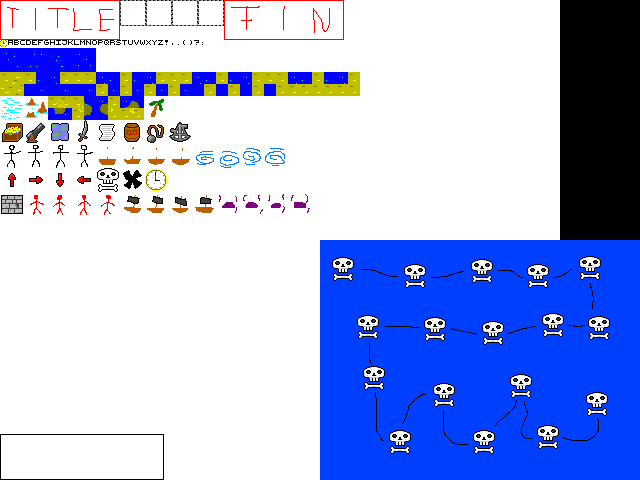
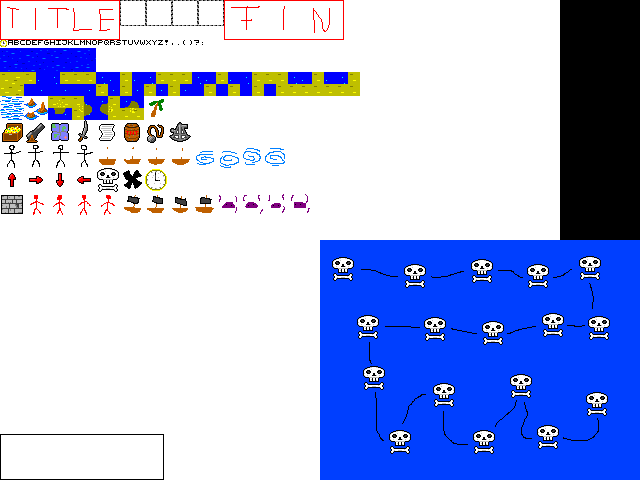
Layers edited between the first and the second 640x480 image:
painted on "content" over [0, 48, 96, 120]
